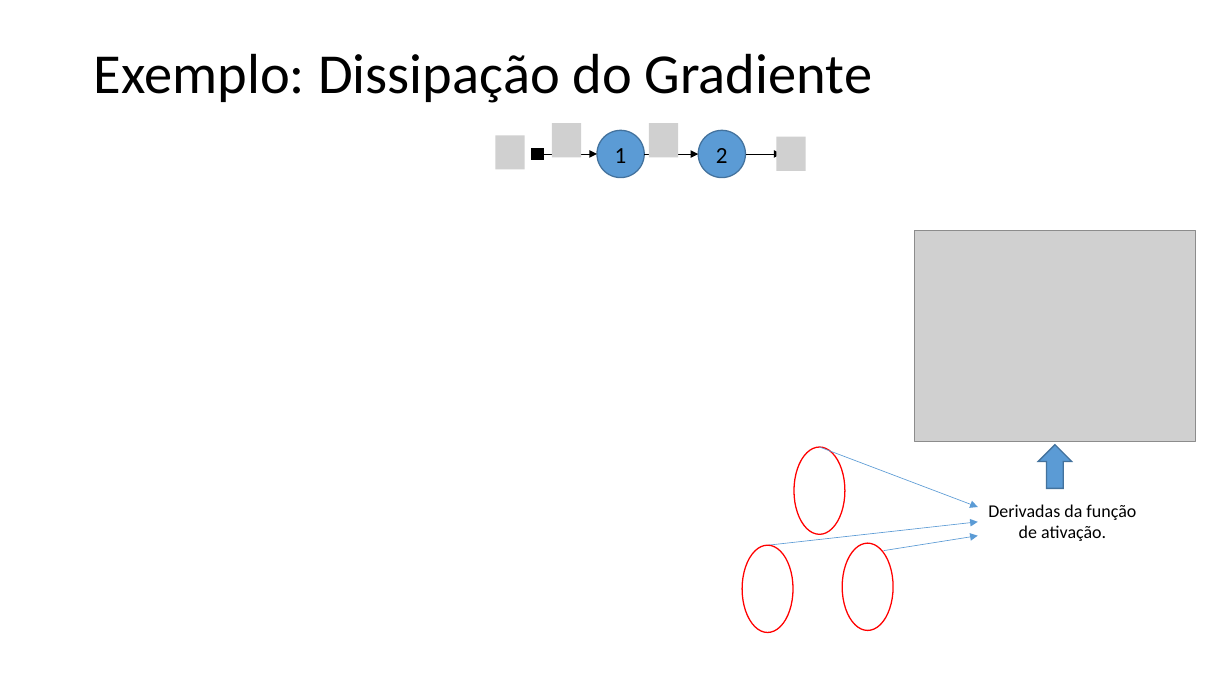
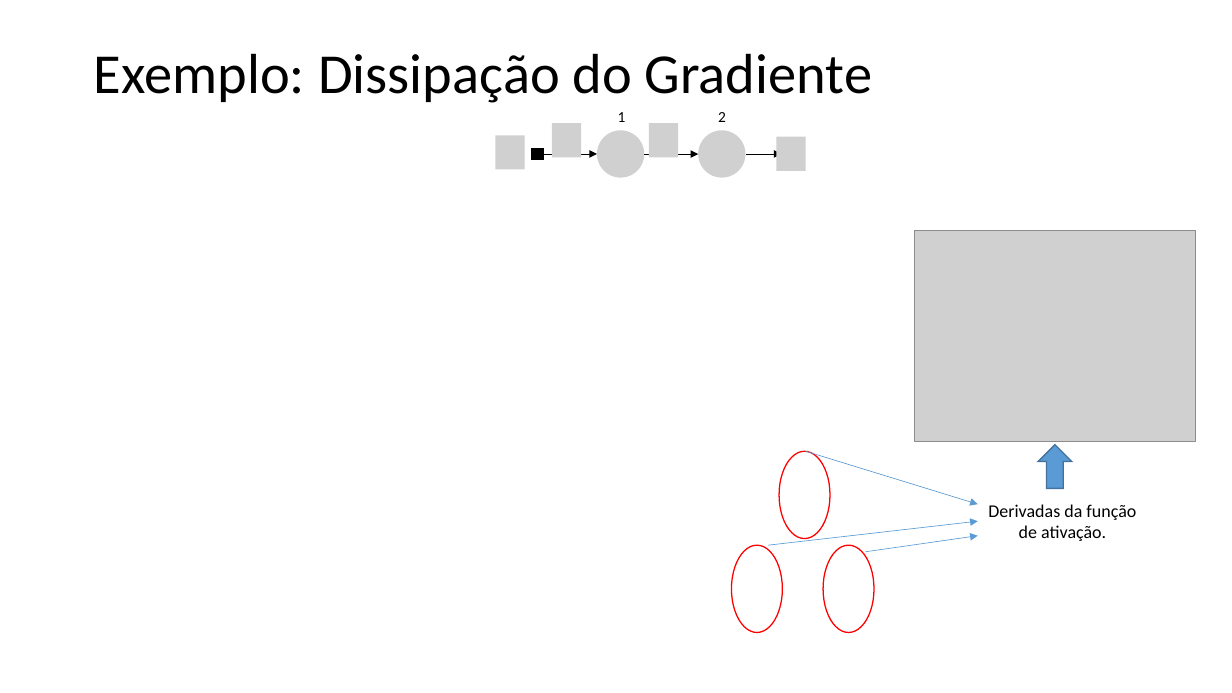
Before and after one commit to zz4fap/t320_aprendizado_de_maquina, a slide deck: slide 13 of slides/T320_Redes_Neurais_Artificiais (Parte II).pptx (slide 15 before the commit). Drawn at 1232x693 pixels with LibreOffice and Linux fonts; fonts in the diff are those of the drawing; grey boxes stand for pictures. Boxes give left, top, right and bottom in pixels: in the first picture for what was removed or moved away, otherwise in the second. Text is boxed around its words. In the diff, an @@ line names an element or a change of style, - is before the commit and + after.

```diff
--- a/slides/T320_Redes_Neurais_Artificiais (Parte II).pptx
+++ b/slides/T320_Redes_Neurais_Artificiais (Parte II).pptx
@@ text "1" at <box>618,112,626,122</box>: size 18 to 12 pt; alignment centre to left; vertical alignment middle to top; fill #5B9BD5 to none; outline #43739E 1 pt to none @@
@@ text "1": place and size @@
-text "1" at <box>597,130,644,177</box>
+text "1" at <box>618,112,626,122</box>
@@ text "2": place and size @@
-text "2" at <box>699,130,746,177</box>
+text "2" at <box>718,112,726,122</box>
@@ text "2" at <box>718,112,726,122</box>: size 18 to 12 pt; alignment centre to left; vertical alignment middle to top; fill #5B9BD5 to none; outline #43739E 1 pt to none @@
@@ picture added at <box>597,130,644,177</box> @@
@@ picture added at <box>699,130,746,177</box> @@
@@ ellipse: place and size @@
-ellipse at <box>794,447,845,534</box>
+ellipse at <box>779,451,830,538</box>
@@ arrow moved from (820, 447) - (978, 507) to (806, 451) - (978, 505) @@
@@ arrow moved from (884, 551) - (978, 536) to (866, 552) - (978, 536) @@
@@ ellipse: place and size @@
-ellipse at <box>742,545,793,632</box>
+ellipse at <box>732,545,783,632</box>
@@ ellipse: place and size @@
-ellipse at <box>843,543,894,630</box>
+ellipse at <box>823,545,874,632</box>
```
Also in this commit, not shown: 5 other slides changed, 1 slide added, 1 slide removed, 2 other files.
